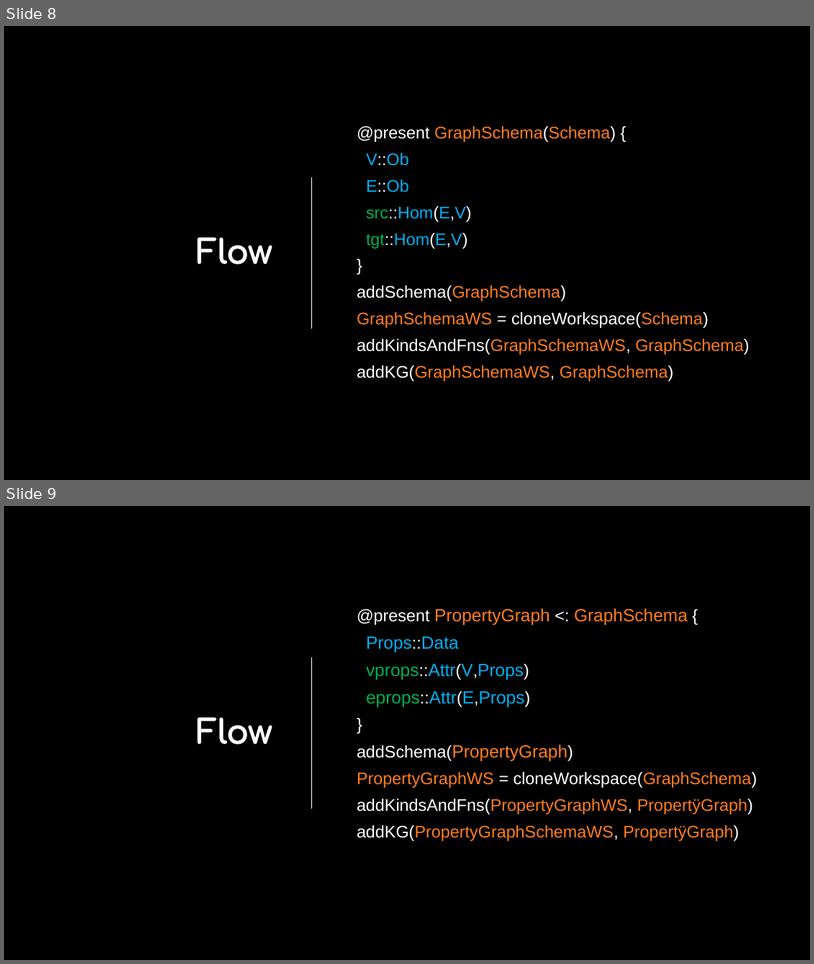
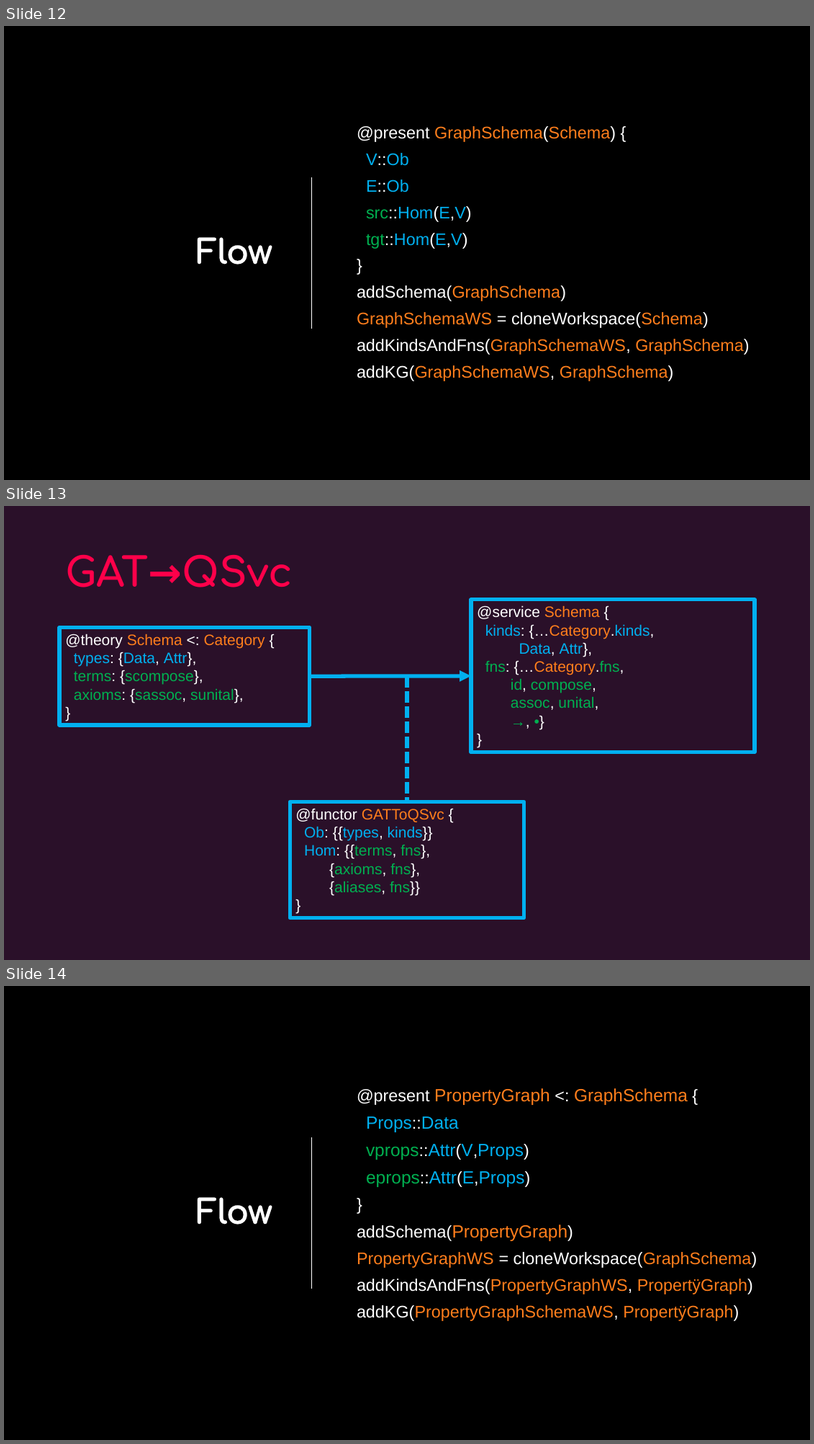
Before and after one commit to maana-io/cat-ml, a slide deck: presentations/gats-intro.pptx. Shown one above the other, each under a label of ours: slides 8 and 9 before the commit, slides 12, 13 and 14 after it. The pictures are 814x964 and 814x1444 pixels, drawn with LibreOffice and Linux fonts; fonts in the diff are those of the drawing; background and template pictures are left out. Boxes give left, top, right and bottom in pixels: in the first picture for what was removed or moved away, otherwise in the second. Text is boxed around its words. In the diff, an @@ line names an element or a change of style, - is before the commit and + after.

Commit message:
functors

```diff
--- a/presentations/gats-intro.pptx
+++ b/presentations/gats-intro.pptx
@@ slide 13 added at (x1=4, y1=506, x2=810, y2=960), background picture (left out) @@
@@ title added at (x1=65, y1=554, x2=293, y2=587), 48 pt, text #FF004A, bold @@
+GAT→QSvc
@@ rectangle added at (x1=471, y1=600, x2=756, y2=752), outline #00B0F0 4.5 pt, 18 pt, text #FFFFFF @@
+@service Schema {
+kinds: {…Category.kinds,
+Data, Attr},
+fns: {…Category.fns,
+id, compose,
+assoc, unital,
+→, •}
+}
@@ rectangle added at (x1=59, y1=627, x2=310, y2=725), outline #00B0F0 4.5 pt, 18 pt, text #00B050 @@
+@theory Schema <: Category {
+types: {Data, Attr},
+terms: {scompose},
+axioms: {sassoc, sunital},
+}
@@ arrow added from (309, 676) to (471, 676), #00B0F0 4.5 pt @@
@@ line added from (407, 676) to (407, 801), #00B0F0 4.5 pt dashed @@
@@ rectangle added at (x1=290, y1=801, x2=525, y2=917), outline #00B0F0 4.5 pt, 18 pt, text #FFFFFF @@
+@functor GATToQSvc {
+Ob: {{types, kinds}}
+Hom: {{terms, fns},
+{axioms, fns},
+{aliases, fns}}
+}
@@ what was slide 8 is now slide 12 @@
@@ what was slide 9 is now slide 14 @@
```
Also in this commit, not shown: 4 other slides added.
